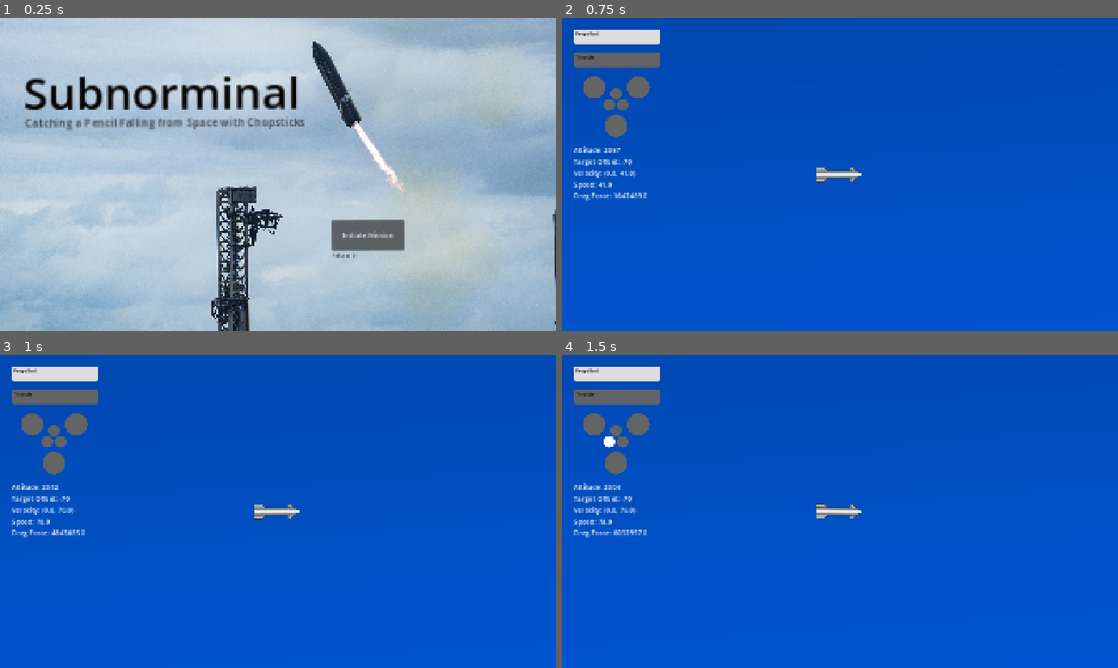
Above: before the commit, frames 1-4 (two rows, left to right).
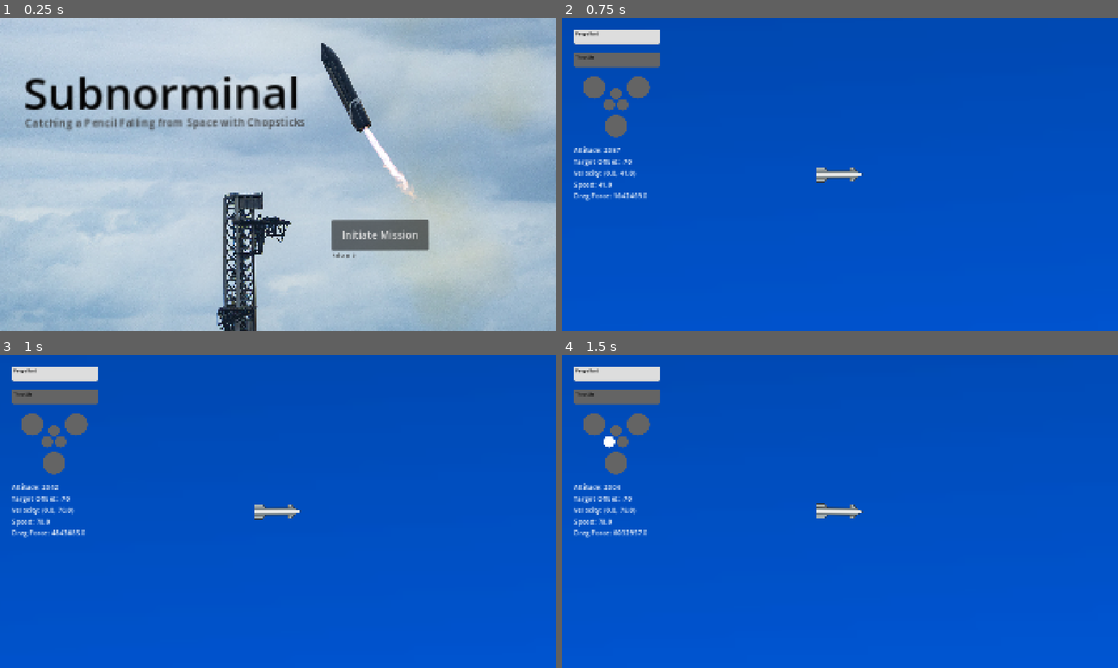
Above: after the commit, the same moments.

Repository: cyb3rgeorge/subnorminal
Game: Godot game, scene res://menu.tscn
Same seed, same stepped clock (60 frames per second), same inputs: the game is played once before the commit and once after it.
Inputs (mouse positions are in pixels of both pictures, inside the frame that each line leads up to):
- Up to frame 1 (0.25 s): no input
- Up to frame 2 (0.75 s): click "Initiate Mission" at 0.5 s
- Up to frame 3 (1 s): no input
- Up to frame 4 (1.5 s): move the mouse to (962, 495) at 1.27 s; hold Right (rotateRight) from 1.28 s (still down); hold 1 (1Engine) from 1.28 s (still down); click (962, 495) at 1.42 s

The runs differ from the first frame. In frame 1, 6.0% of the frame differs, in the area x 0-100%, y 7-100%; in frame 2, nothing differs; in frame 3, nothing differs; in frame 4, nothing differs.

Commit message:
Complete

Diff:
--- a/failure.tscn
+++ b/failure.tscn
@@ -13,15 +13,15 @@
 script = SubResource("GDScript_5wfv7")
 
 [node name="Sn8" type="Sprite2D" parent="." unique_id=461461872]
-position = Vector2(971, 659.2994)
-scale = Vector2(2.08316, 2.0831597)
+position = Vector2(948, 574)
+scale = Vector2(1.0159085, 1.0159084)
 texture = ExtResource("1_fi0pi")
 
 [node name="Label" type="Label" parent="." unique_id=972587084]
-offset_left = 75.0
-offset_top = 101.0
-offset_right = 696.0
-offset_bottom = 238.0
+offset_left = 79.0
+offset_top = 147.0
+offset_right = 700.0
+offset_bottom = 284.0
 theme_override_font_sizes/font_size = 48
 text = "We have had an anomaly...
 Progress is never free."
@@ -41,13 +41,14 @@
 anchor_top = 7.175
 anchor_right = 30.068
 anchor_bottom = 18.547
-offset_left = -85.72003
-offset_top = -285.00003
-offset_right = -1092.8551
-offset_bottom = -671.63684
+offset_left = -98.72002
+offset_top = -222.00003
+offset_right = -1091.6659
+offset_bottom = -608.63684
 grow_horizontal = 2
 grow_vertical = 2
 scale = Vector2(1.48, 1.48)
+theme_override_font_sizes/font_size = 24
 text = "Try Again"
 
 [connection signal="pressed" from="Control/Button" to="." method="_on_button_pressed"]
--- a/menu.tscn
+++ b/menu.tscn
@@ -15,8 +15,8 @@
 script = ExtResource("1_lti8b")
 
 [node name="MenuPicture" type="Sprite2D" parent="." unique_id=1950294859]
-position = Vector2(1164.3533, 511.7631)
-scale = Vector2(0.6838313, 0.6838313)
+position = Vector2(1196.8813, 532.09314)
+scale = Vector2(0.70265543, 0.70265543)
 texture = ExtResource("2_mae5d")
 
 [node name="CanvasLayer" type="CanvasLayer" parent="." unique_id=539137796]
@@ -45,9 +45,10 @@
 anchor_bottom = 18.547
 offset_left = 1087.023
 offset_top = 413.69427
-offset_right = 109.02319
+offset_right = 165.99316
 offset_bottom = 29.814209
 scale = Vector2(1.48, 1.48)
+theme_override_font_sizes/font_size = 24
 text = "Initiate Mission"
 
 [node name="Label" type="Label" parent="." unique_id=264226013]
--- a/success.tscn
+++ b/success.tscn
@@ -1,7 +1,42 @@
 [gd_scene format=3 uid="uid://dv2oggy0s7wb1"]
 
+[ext_resource type="VideoStream" uid="uid://w5un83wtxobo" path="res://media/shipCatch.ogv" id="1_wfgo7"]
+
+[sub_resource type="GDScript" id="GDScript_5wfv7"]
+script/source = "extends Node2D
+
+func _on_button_pressed() -> void:
+	get_tree().change_scene_to_file(\"res://menu.tscn\")
+
+func _on_video_stream_player_finished() -> void:
+	get_tree().change_scene_to_file(\"res://menu.tscn\")
+"
+
 [node name="success" type="Node2D" unique_id=1615101419]
+script = SubResource("GDScript_5wfv7")
 
 [node name="VideoStreamPlayer" type="VideoStreamPlayer" parent="." unique_id=1357090961]
-offset_right = 40.0
-offset_bottom = 40.0
+offset_right = 1920.0
+offset_bottom = 1080.0
+stream = ExtResource("1_wfgo7")
+autoplay = true
+expand = true
+
+[node name="Button" type="Button" parent="." unique_id=1349923289]
+anchors_preset = -1
+anchor_left = 1.393
+anchor_top = 7.175
+anchor_right = 30.068
+anchor_bottom = 18.547
+offset_left = 1718.0
+offset_top = 997.0
+offset_right = 1838.2703
+offset_bottom = 1039.0
+grow_horizontal = 2
+grow_vertical = 2
+scale = Vector2(1.48, 1.48)
+theme_override_font_sizes/font_size = 24
+text = "To Menu"
+
+[connection signal="finished" from="VideoStreamPlayer" to="." method="_on_video_stream_player_finished"]
+[connection signal="pressed" from="Button" to="." method="_on_button_pressed"]
Not shown, added: export_presets.cfg
Not shown, added: media/shipCatch.ogv.uid
Binary file changed: media/sn8.jpg
Not shown, added: media/shipCatch.ogv
